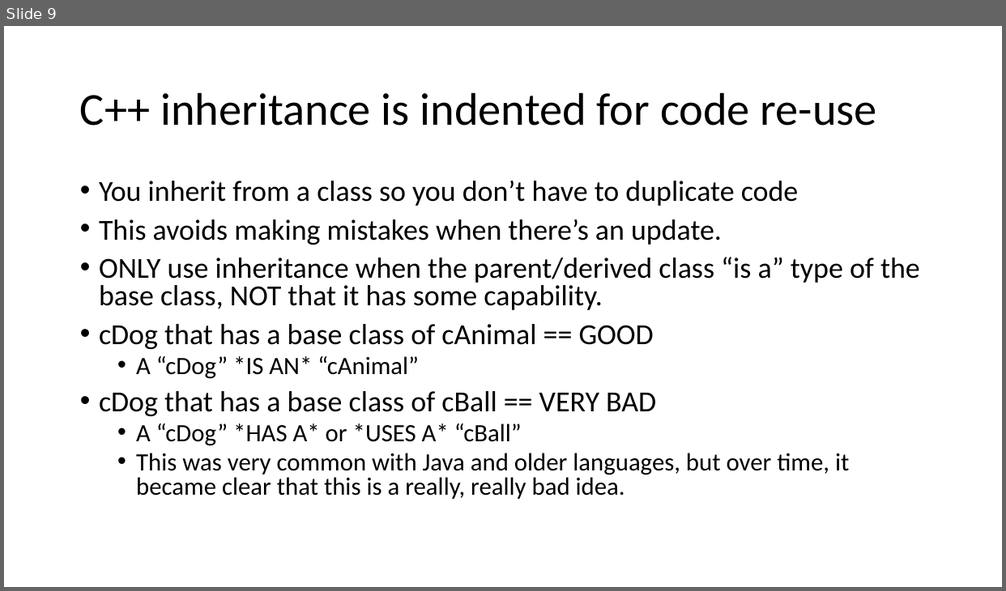
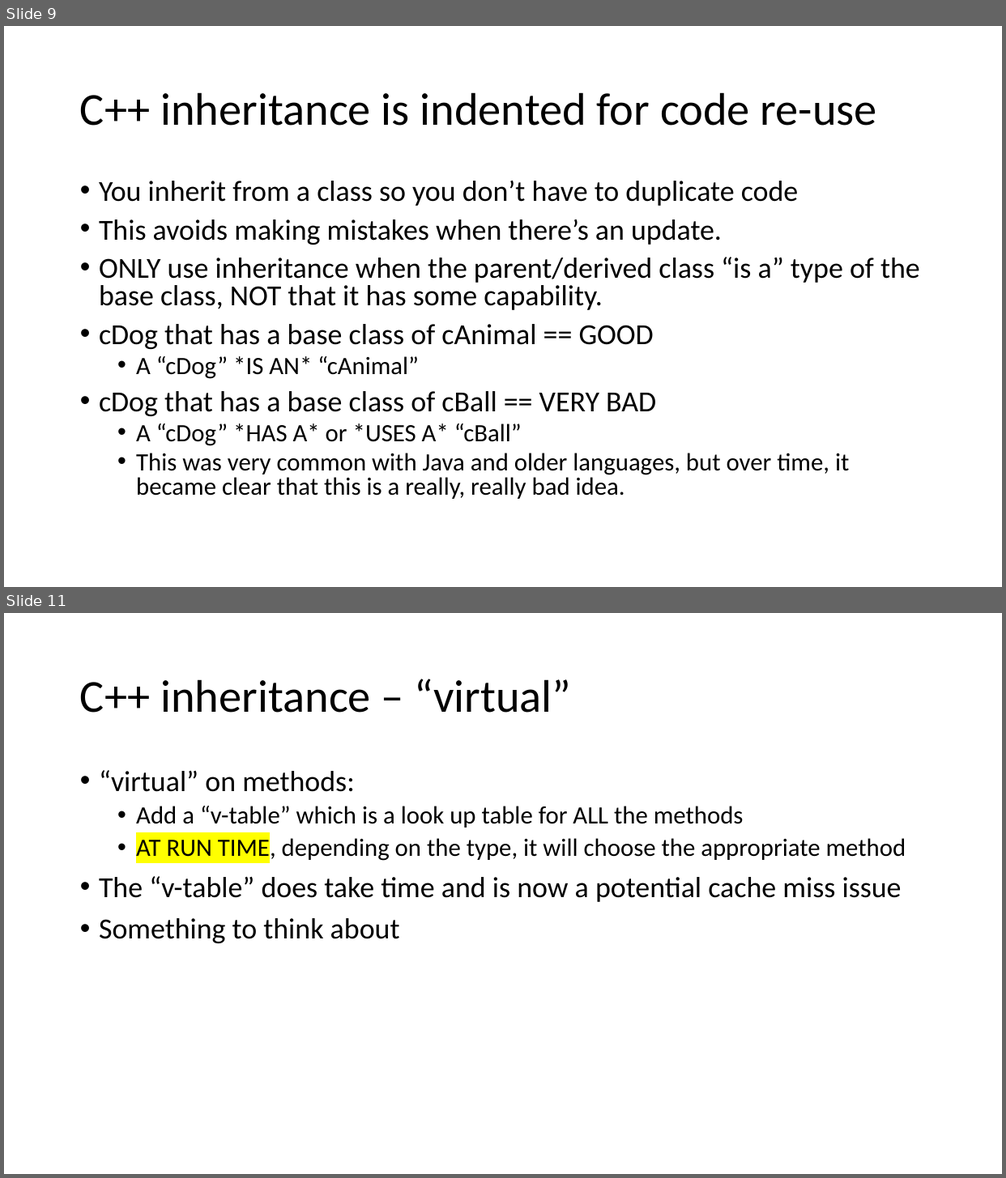
Before and after one commit to yellowflash07/GDP202324, a slide deck: 6044_FramPat/D2D/W02/Classes in CPP, part 1, CRC.pptx. Shown one above the other, each under a label of ours: slide 9 before the commit, slides 9 and 11 after it; the slides between them are not shown. The pictures are 1006x591 and 1006x1178 pixels, drawn with LibreOffice and Linux fonts; fonts in the diff are those of the drawing. Boxes give left, top, right and bottom in pixels: in the first picture for what was removed or moved away, otherwise in the second. Text is boxed around its words. In the diff, an @@ line names an element or a change of style, - is before the commit and + after.

```diff
--- a/6044_FramPat/D2D/W02/Classes in CPP, part 1, CRC.pptx
+++ b/6044_FramPat/D2D/W02/Classes in CPP, part 1, CRC.pptx
@@ slide 11 added at (4, 613, 1002, 1174), background #FFFFFF @@
@@ title added at (80, 679, 572, 713), 44 pt, text #000000 @@
+C++ inheritance – “virtual”
@@ text added at (99, 770, 906, 943), 24 pt, text #000000 @@
+• “virtual” on methods:
+  • Add a “v-table” which is a look up table for ALL the methods
+  • AT RUN TIME, depending on the type, it will choose the appropriate method
+• The “v-table” does take time and is now a potential cache miss issue
+• Something to think about
```
Also in this commit, not shown: 5 other slides added, 21 other files.
